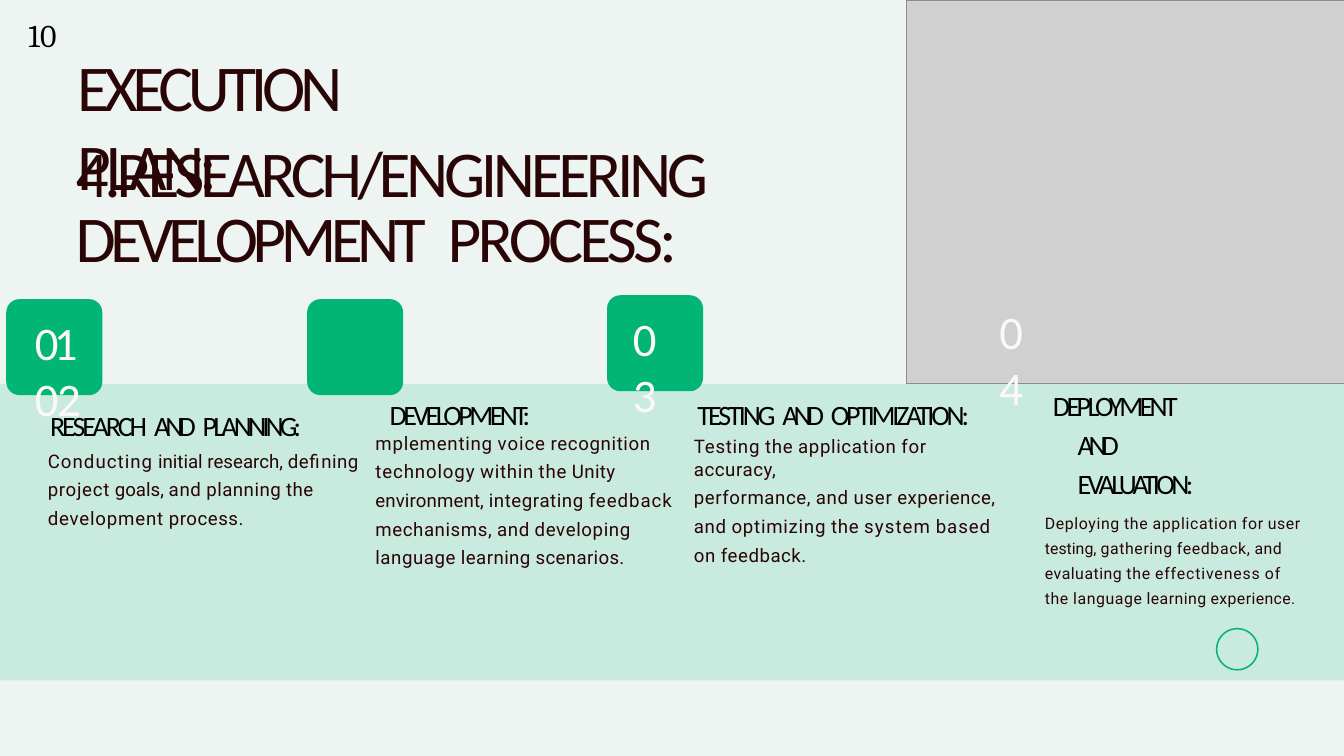
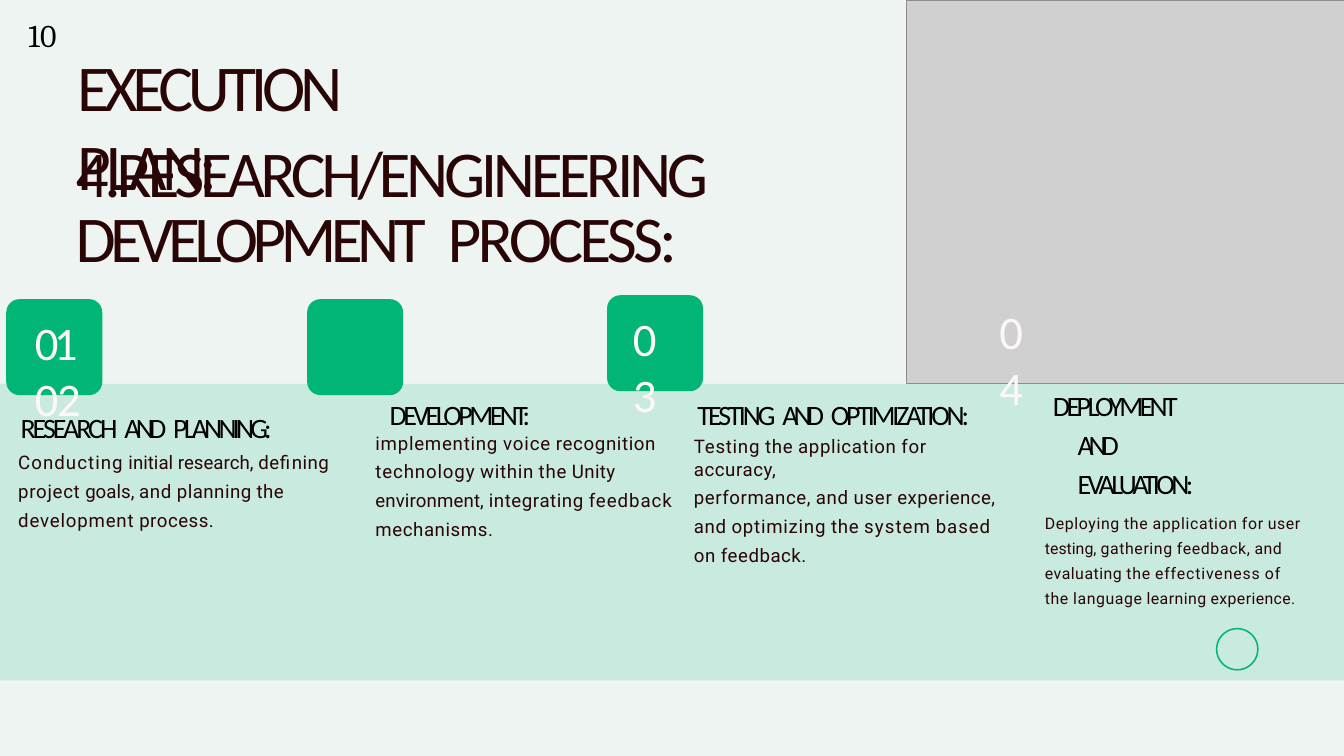
Before and after one commit to Peleg2719/FinalProject, a slide deck: slide 10 of TravelWithUs app.pptx. Drawn at 1344x756 pixels with LibreOffice and Linux fonts; fonts in the diff are those of the drawing; grey boxes stand for pictures; background and template pictures are left out. Boxes give left, top, right and bottom in pixels: in the first picture for what was removed or moved away, otherwise in the second. Text is boxed around its words. In the diff, an @@ line names an element or a change of style, - is before the commit and + after.

Commit message:
fix the syntax

```diff
--- a/TravelWithUs app.pptx
+++ b/TravelWithUs app.pptx
@@ text "RESEARCH AND PLANNING:": place and size @@
-text "RESEARCH AND PLANNING:" at (48,413,358,529)
+text "RESEARCH AND PLANNING:" at (18,415,328,531)
@@ text at (375,436,672,536): text changed @@
-mplementing voice recognition
-technology within the Unity environment, integrating feedback mechanisms, and developing language learning scenarios.
+implementing voice recognition
+technology within the Unity environment, integrating feedback mechanisms.
```
